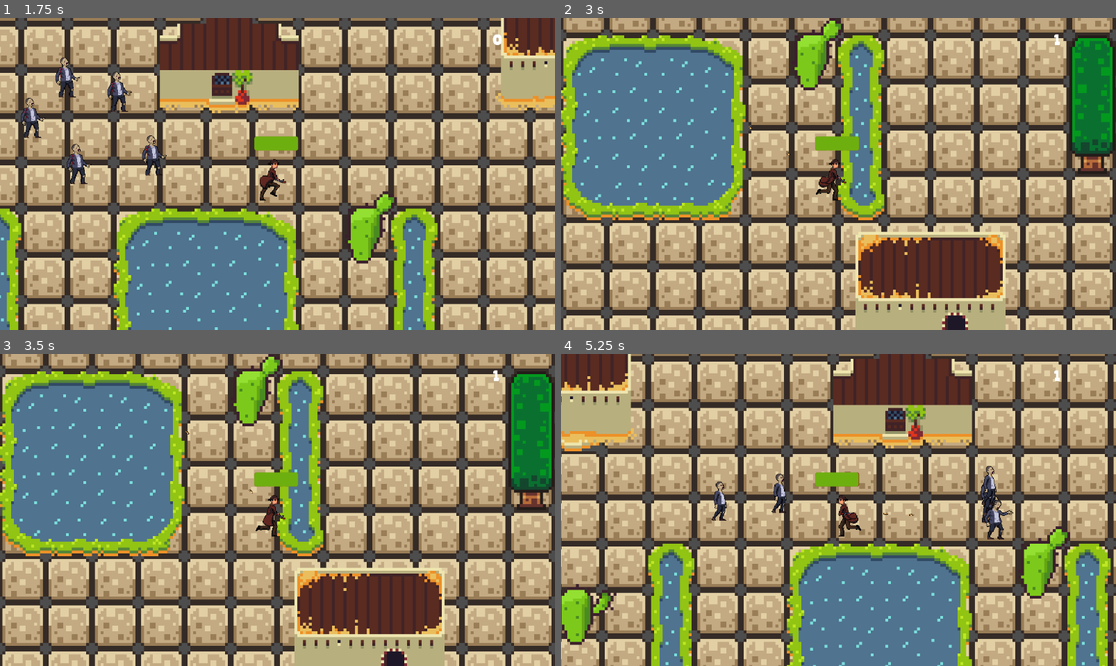
Above: before the commit, frames 1-4 (two rows, left to right).
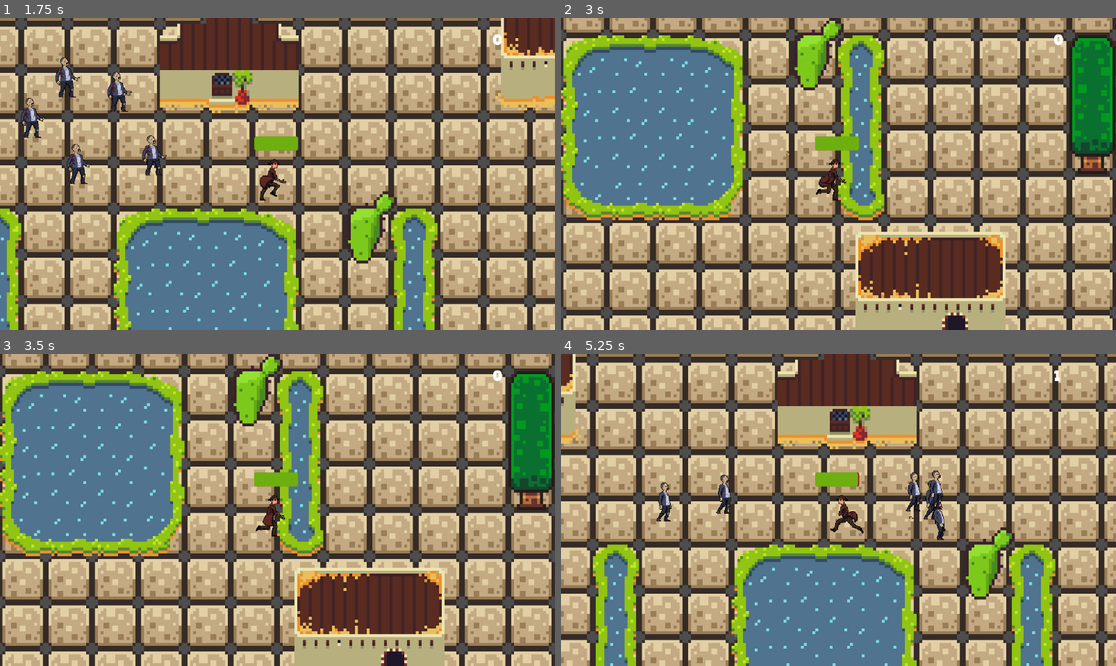
Above: after the commit, the same moments.

Repository: shauryaexe1/Zombie-Wars-
Game: Godot game, scene res://Scenes/main_menu.tscn
The game is run twice, just before and just after one commit, with the same random seed, the same clock (stepped at 60 frames per second) and the same inputs.
Inputs (mouse positions are in pixels of both pictures, inside the frame that each line leads up to):
- Up to frame 1 (1.75 s): click (271, 177) at 0.5 s; move the mouse to (399, 158) at 1.27 s; hold Right (ui_right) from 1.28 s (still down); click (399, 158) at 1.35 s
- Up to frame 2 (3 s): move the mouse to (727, 189) at 2.02 s; release Right (ui_right) at 2.03 s; hold Down (ui_down) 2.03-2.78 s; click (727, 189) at 2.1 s; move the mouse to (894, 105) at 2.77 s; hold Right (ui_right) from 2.78 s (still down); click (894, 105) at 2.85 s
- Up to frame 3 (3.5 s): keep holding Right (ui_right)
- Up to frame 4 (5.25 s): move the mouse to (810, 572) at 3.52 s; release Right (ui_right) at 3.53 s; hold Up (ui_up) 3.53-4.28 s; click (810, 572) at 3.6 s; move the mouse to (1005, 556) at 4.27 s; hold Left (ui_left) from 4.28 s (still down); click (1005, 556) at 4.35 s; move the mouse to (672, 463) at 5.02 s; click (672, 463) at 5.1 s

Frame 1 is identical in both runs. In frame 2, less than 0.1% of the frame differs, in the area x 33-91%, y 5-54%; in frame 3, less than 0.1%; in frame 4, 68%, in the area x 0-100%, y 0-100%.

Commit message:
finished the clicking for gun
today i removed the autoclick and added the space bar button for the gun.

Diff:
--- a/Scenes/gun.tscn
+++ b/Scenes/gun.tscn
@@ -46,9 +46,3 @@
 [node name="Bullet" parent="WeaponPivot/Shotgun/ShootingPoint" unique_id=200049140 instance=ExtResource("3_kw0bs")]
 visible = false
 position = Vector2(7.000001, 1.9999999)
-
-[node name="Timer" type="Timer" parent="." unique_id=1060754027]
-wait_time = 0.3
-autostart = true
-
-[connection signal="timeout" from="Timer" to="." method="_on_timer_timeout"]
--- a/project.godot
+++ b/project.godot
@@ -24,6 +24,7 @@
 shoot={
 "deadzone": 0.2,
 "events": [Object(InputEventMouseButton,"resource_local_to_scene":false,"resource_name":"","device":-1,"window_id":0,"a …(253 unchanged characters)…
+, Object(InputEventKey,"resource_local_to_scene":false,"resource_name":"","device":-1,"window_id":0,"alt_pressed":false,"shift_pressed":false,"ctrl_pressed":false,"meta_pressed":false,"pressed":false,"keycode":0,"physical_keycode":32,"key_label":0,"unicode":32,"location":0,"echo":false,"script":null)
 ]
 }
 
